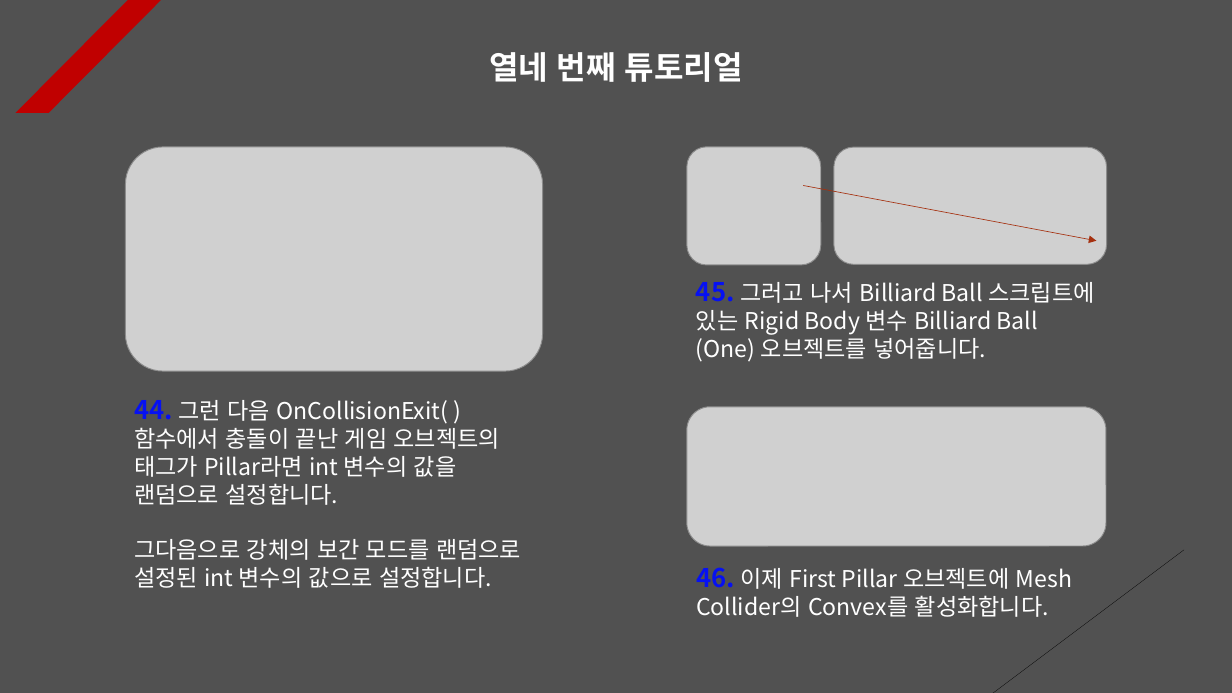
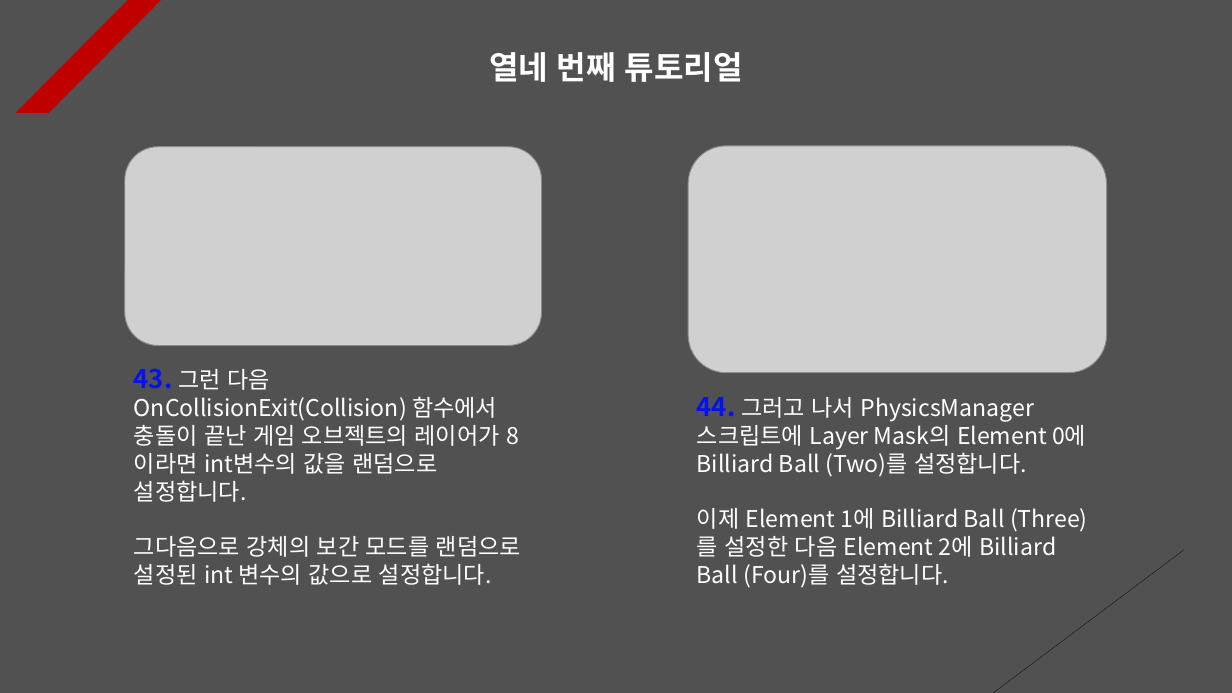
Before and after one commit to Unity2033/3D-UnityEngine, a slide deck: slide 17 of Assets/Physics/PPT Data/Physics Example.pptx (slide 15 before the commit). Drawn at 1232x693 pixels with LibreOffice and Linux fonts; fonts in the diff are those of the drawing; grey boxes stand for pictures. Boxes give left, top, right and bottom in pixels: in the first picture for what was removed or moved away, otherwise in the second. Text is boxed around its words. In the diff, an @@ line names an element or a change of style, - is before the commit and + after.

```diff
--- a/Assets/Physics/PPT Data/Physics Example.pptx
+++ b/Assets/Physics/PPT Data/Physics Example.pptx
@@ picture resized from (x1=126, y1=147, x2=543, y2=371) to (x1=125, y1=147, x2=542, y2=346) @@
@@ picture removed at (x1=687, y1=147, x2=821, y2=265) @@
@@ picture added at (x1=689, y1=146, x2=1107, y2=372) @@
@@ picture removed at (x1=835, y1=147, x2=1107, y2=264) @@
@@ arrow removed from (803, 186) to (1097, 241) @@
@@ text "43. 그런 다음 OnCollisionExit(Collision) 함수에서 ..." moved from (x1=134, y1=400, x2=521, y2=588) to (x1=134, y1=368, x2=521, y2=585) @@
@@ text at (x1=134, y1=368, x2=519, y2=502): text changed @@
-44. 그런 다음 OnCollisionExit( ) 함수에서 충돌이 끝난 게임 오브젝트의 태그가 Pillar라면 int 변수의 값을 랜덤으로 설정합니다.
+43. 그런 다음 OnCollisionExit(Collision) 함수에서 충돌이 끝난 게임 오브젝트의 레이어가 8 이라면 int변수의 값을 랜덤으로 설정합니다.
@@ picture removed at (x1=687, y1=407, x2=1106, y2=546) @@
@@ text at (x1=697, y1=397, x2=1088, y2=588): text changed @@
-45. 그러고 나서 Billiard Ball 스크립트에 있는 Rigid Body 변수 Billiard Ball (One) 오브젝트를 넣어줍니다.
+44. 그러고 나서 PhysicsManager 스크립트에 Layer Mask의 Element 0에
+Billiard Ball (Two)를 설정합니다.
+이제 Element 1에 Billiard Ball (Three)를 설정한 다음 Element 2에 Billiard Ball (Four)를 설정합니다.
@@ text removed at (x1=696, y1=567, x2=1072, y2=617) @@
-46. 이제 First Pillar 오브젝트에 Mesh Collider의 Convex를 활성화합니다.
```
Also in this commit, not shown: 13 other slides changed, 2 slides added, 22 other files.
